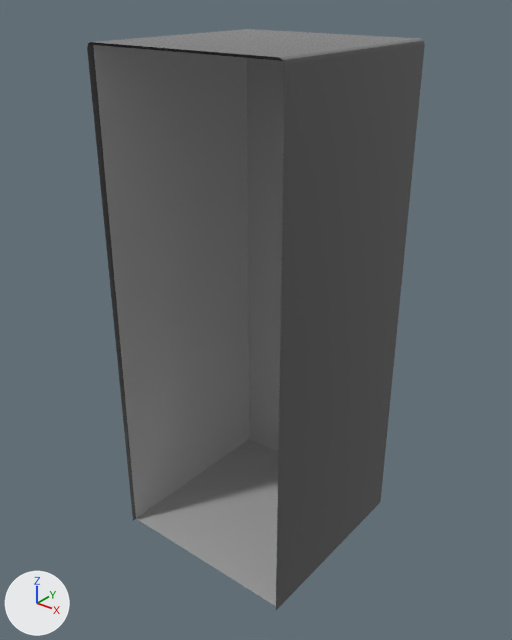
Renders of the FBX model Assets/SampleSceneAssets/Meshes/Structure/Model/TR_Pillar_01.fbx from each side of a commit.
The view is the same before and after, from a 50 mm camera at (1.46, -2.0, 2.74) aimed at (-0.51, 0.46, 1.21). Every picture has the same lights, and +X, +Y and +Z are marked at lower left. Where no turn or scale is listed for an object, it has been applied to the vertices.

Script lines for the objects in view, before the commit:
```python
me_mesh = bpy.data.meshes.new('Mesh')
me_mesh.from_pydata(...)  # 28 vertices, 20 faces; spans x -1.0..0.0, y -0.02..1.0, z 0.0..2.5
me_mesh.materials.append(mat_concretemattegrey_mat)  # dark grey #5a5a5a
me_mesh_001 = bpy.data.meshes.new('Mesh.001')
me_mesh_001.from_pydata([(-100.0, 0.0, 0.0), (0.0, 0.0, 0.0), (-1.0, 248.0, 0.0), (-2.0, 248.0, -99.0), (-99.0, 248.0, -98.0), (-99.0, 248.0, 0.0), (-1.0, 0.0, -99.0), (-99.0, 0.0, -99.0)], [], [(2, 3, 4, 5), (1, 6, 3, 2), (7, 4, 3, 6), (4, 7, 0, 5), (6, 1, 0, 7)])
me_mesh_001.materials.append(mat_collision_mat)  # grey #aaaaaa
ob_tr_pillar_01_col = bpy.data.objects.new('TR_Pillar_01_Col', me_mesh_001)
ob_tr_pillar_01_col.parent = ob_tr_pillar_02
ob_tr_pillar_01_col.location = (0.0, 0.0, 0.0)
ob_tr_pillar_01_lod0 = bpy.data.objects.new('TR_Pillar_01_LOD0', me_mesh)
ob_tr_pillar_01_lod0.location = (0.0, 0.0, 0.0)
```
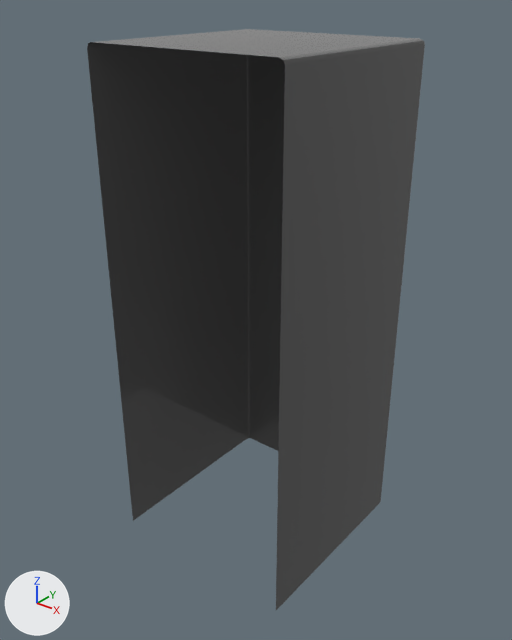
What differs and where, as boxes (x1, y1, x2, y2) in the pictures (512 x 640 px):
'TR_Pillar_01_Col', hidden: before (93, 44, 285, 606)

The change in detail:
Object 'TR_Pillar_01_Col' (ob_tr_pillar_01_col) is now hidden.
